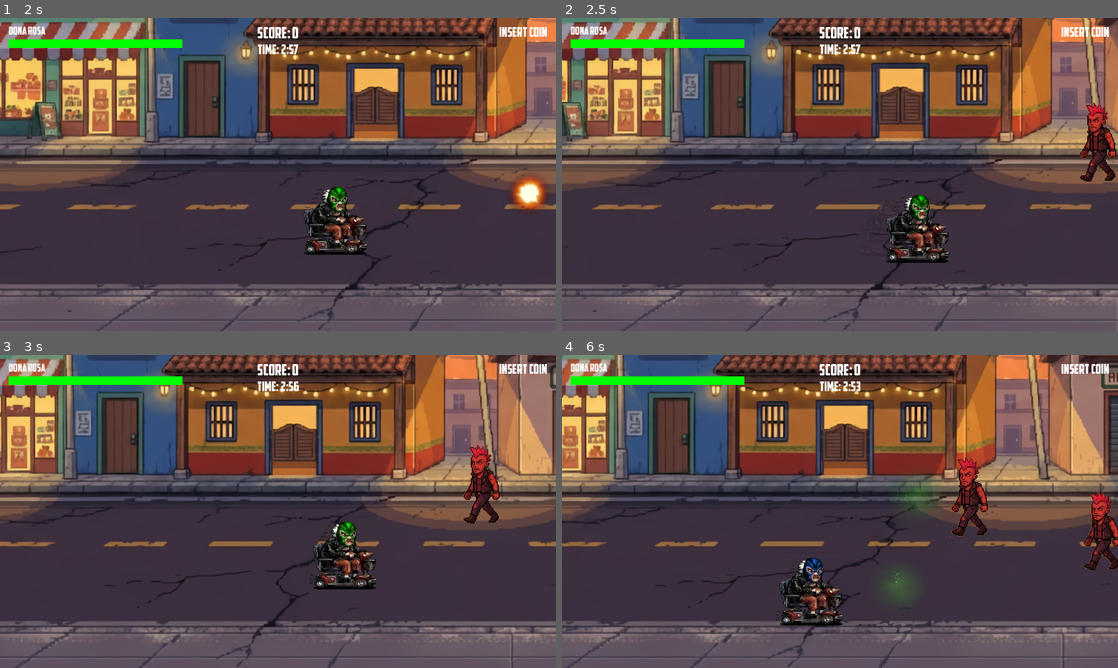
Above: before the commit, frames 1-4 (two rows, left to right).
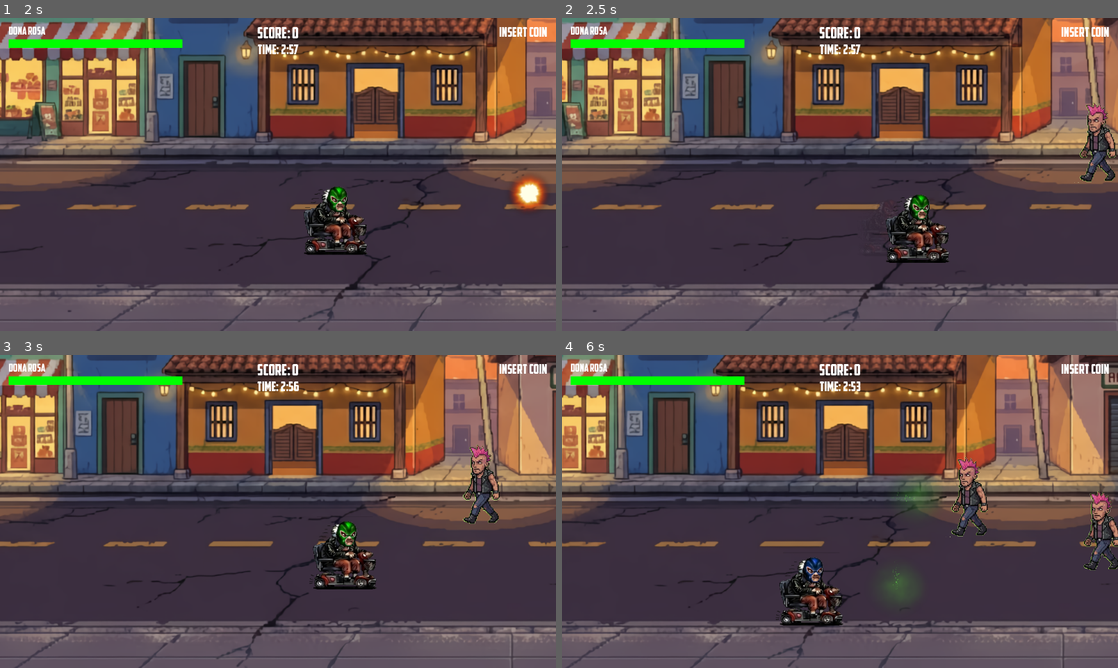
Above: after the commit, the same moments.

Repository: BIMInternational/GGJ2026
Game: Godot game, scene res://src/scenes/levels/level_01.tscn
Same seed, same stepped clock (60 frames per second), same inputs: the game is played once before the commit and once after it. Sound files missing from this copy of the repository are replaced by a short silence.
Inputs (mouse positions are in pixels of both pictures, inside the frame that each line leads up to):
- Up to frame 1 (2 s): tap Enter (ui_accept) at 0.5 s; move the mouse to (400, 158) at 0.52 s; hold D (move_right) 0.53-1.28 s; tap E (action) at 0.6 s; click (400, 158) at 0.67 s; tap Space (jump) at 0.77, 1.52 s; move the mouse to (166, 190) at 1.27 s; hold S (move_down) from 1.28 s (still down); tap Q (attack) at 1.35 s
- Up to frame 2 (2.5 s): move the mouse to (895, 105) at 2.02 s; release S (move_down) at 2.03 s; hold D (move_right) from 2.03 s (still down); tap Shift (dash) at 2.1 s
- Up to frame 3 (3 s): move the mouse to (250, 574) at 2.77 s; release D (move_right) at 2.78 s; hold W (move_up) from 2.78 s (still down); right-click (250, 574) at 2.85 s; click (250, 574) at 2.92 s
- Up to frame 4 (6 s): tap Space (jump) at 3.02, 3.77, 4.52 s; move the mouse to (1006, 558) at 3.52 s; release W (move_up) at 3.53 s; hold A (move_left) 3.53-5.03 s; tap E (action) at 3.6 s; move the mouse to (673, 464) at 4.27 s; tap Q (attack) at 4.35 s; move the mouse to (867, 511) at 5.02 s; hold S (move_down) 5.03-5.78 s; tap Shift (dash) at 5.1 s; click (867, 511) at 5.17 s; move the mouse to (756, 433) at 5.77 s; hold D (move_right) from 5.78 s (still down); right-click (756, 433) at 5.85 s

Frame 1 is identical in both runs. In frame 2, 0.8% of the frame differs, in the area x 92-100%, y 27-53%; in frame 3, 0.8%; in frame 4, 1.5%, in the area x 69-100%, y 32-69%.

Commit message:
Update enemy_base.tscn

Diff:
--- a/ggj-2026/src/actors/enemies/enemy_base.tscn
+++ b/ggj-2026/src/actors/enemies/enemy_base.tscn
@@ -28,7 +28,6 @@
 attack_cooldown = 2.0
 
 [node name="Sprite2D" type="Sprite2D" parent="." unique_id=88651236]
-modulate = Color(1, 0.4, 0.4, 1)
 scale = Vector2(0.7, 0.7)
 texture = ExtResource("2_k1ru1")
 hframes = 2
